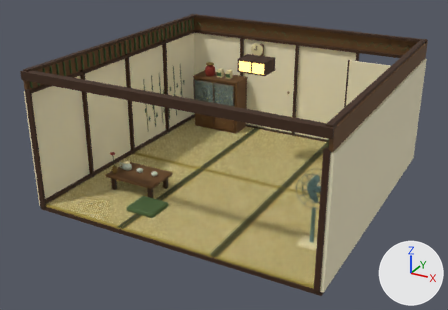
What one commit did to the Blender file johansson-town/art/tatami-home/tatami-home.blend.
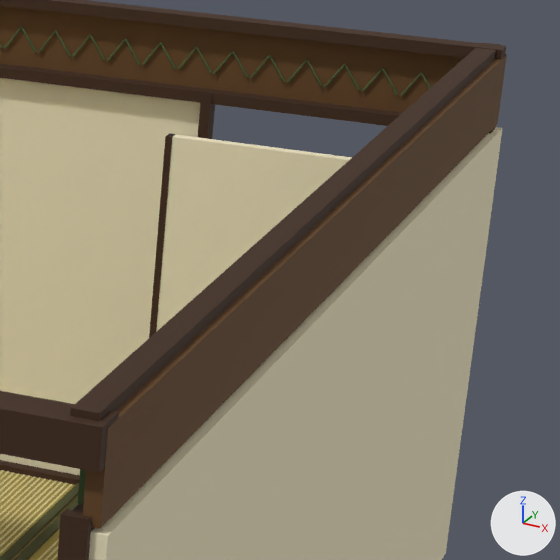
Each version appears first whole from a 50 mm lens placed at (5.58, -10.92, 5.96), pointed at (-0.18, -0.44, 0.72), and next in a close-up on the part from 69% to 98% of the width and 9% to 52% of the height. Arrows for +X, +Y and +Z are at lower right; the lights stay in place. The older version's two pictures come first.

The first close-up shows 'Room_cedar', 'Room_cream', 'Room_edge', 'Room_green', 'Room_paper', 'Room_straw', 'Room_wood', 'cupboard paper', 'cupboard stile'.
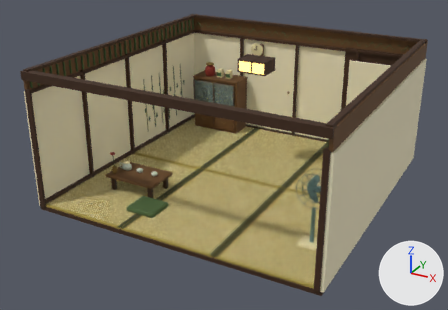
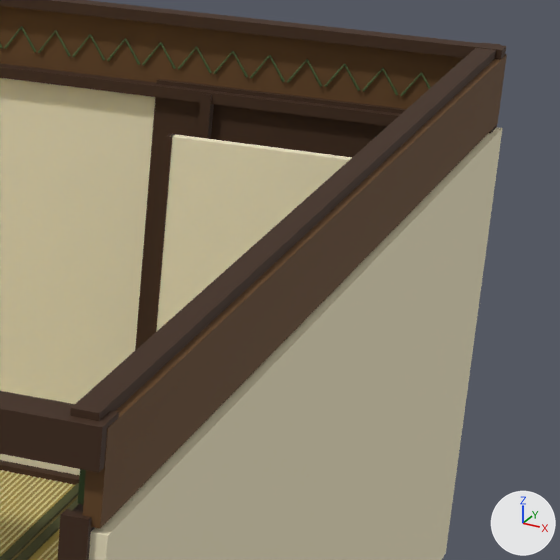
Pixel boxes [x1, y1, x2, y2] of what changed, in the close-ups (560 x 560 px):
part 1 of me_cube, added
    after: [135, 79, 497, 350]

The edits, one by one:
me_cube is used by ob_room_cedar; location (0.0, 0.0, -0.04).
me_cube had 314 vertices, 234 faces and spanned x -3.03..3.0, y -3.05..3.03, z -0.04..2.87.
me_cube now has 322 vertices, 240 faces and spans x -3.03..3.0, y -3.05..3.03, z -0.04..2.87.
me_cube part 1: a new loose piece, a box spanning x 1.2..3.0, y 2.92..3.0, z 0.04..2.49, in mat_cedar (brown #3d240e).
Other edits to the shape of me_cube do not show in these pictures.
